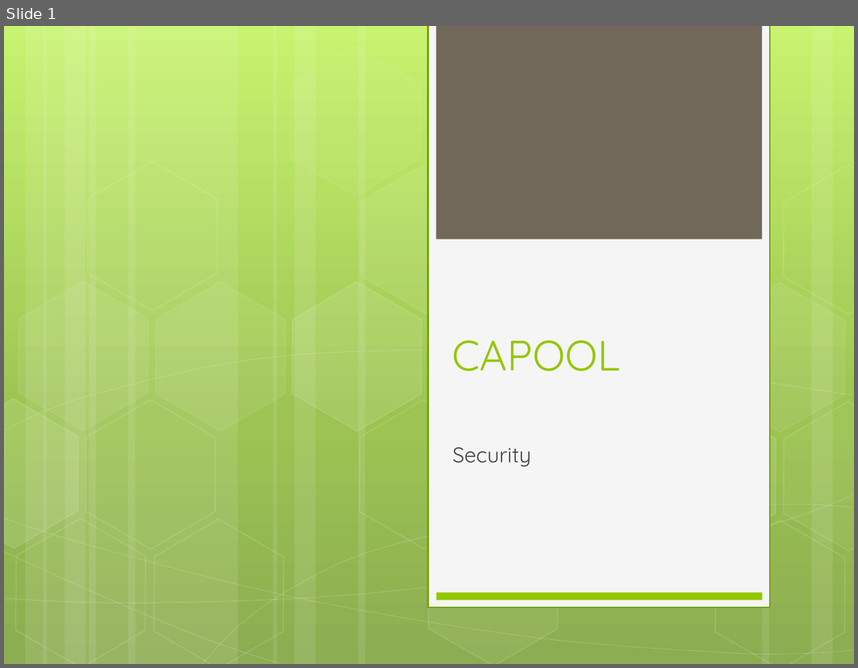
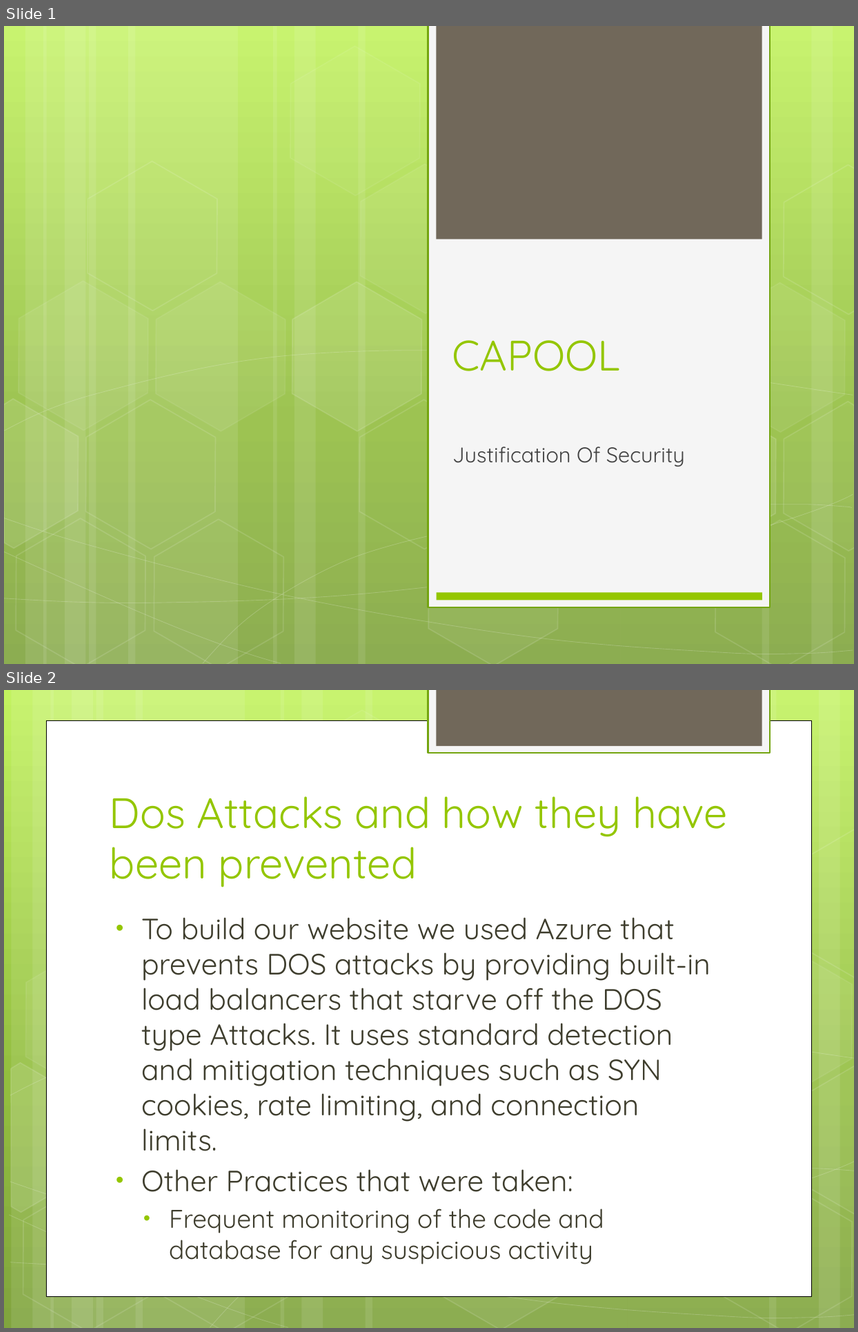
Before and after one commit to lanechr/CaPool, a slide deck: Security.pptx. Shown one above the other, each under a label of ours: slide 1 before the commit, slides 1 and 2 after it. The pictures are 858x668 and 858x1332 pixels, drawn with LibreOffice and Linux fonts; fonts in the diff are those of the drawing. Boxes give left, top, right and bottom in pixels: in the first picture for what was removed or moved away, otherwise in the second. Text is boxed around its words. In the diff, an @@ line names an element or a change of style, - is before the commit and + after.

Commit message:
Finalised Security Presentation

```diff
--- a/Security.pptx
+++ b/Security.pptx
@@ slide 2 added at (4,690,854,1328), background gradient #C3F35F to #93BF3F to #81A53E @@
@@ rectangle added at (428,690,770,753), fill #F5F5F5, outline #74A510 1.25 pt @@
@@ rectangle added at (436,690,762,746), fill #71685A @@
@@ rectangle added at (47,720,811,1295), fill #FFFFFF, outline #000000 0.5 pt @@
@@ title added at (110,796,728,887), 36 pt, text #94C600 @@
+Dos Attacks and how they have been prevented
@@ group added at (4,690,854,1328): 12 rectangles, 8 freeform shapes, 8 hexagons @@
@@ text added at (141,917,711,1233), 24.8 pt, text #3E3D2D @@
+• To build our website we used Azure that prevents DOS attacks by providing built-in load balancers that starve off the DOS type Attacks. It uses standard detection and mitigation techniques such as SYN cookies, rate limiting, and connection limits.
+• Other Practices that were taken:
+  • Frequent monitoring of the code and database for any suspicious activity
@@ slide 1 changed as well @@
@@ subtitle at (452,446,685,466): text changed @@
-Security
+Justification Of Security
```
Also in this commit, not shown: 4 other slides added, 2 slides removed.
